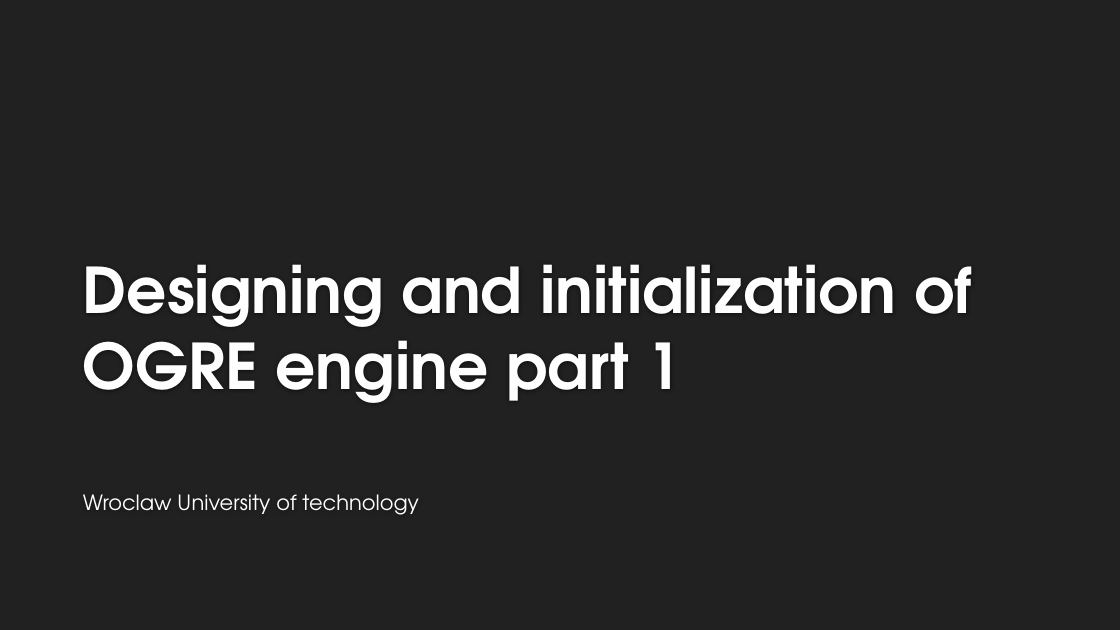
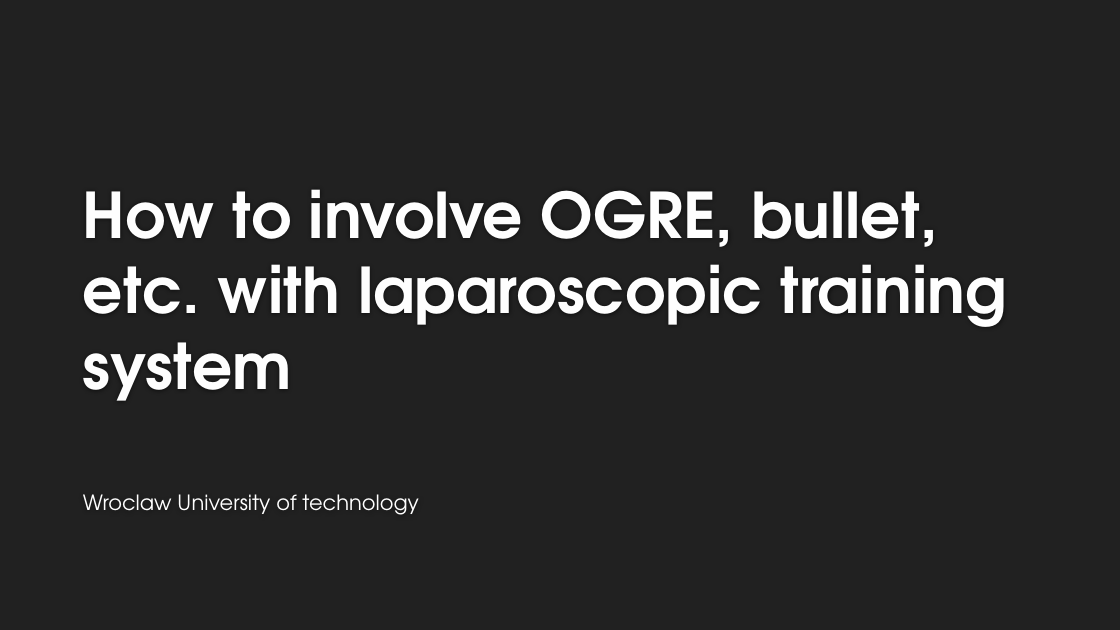
Before and after one commit to sw-eng-2014/BaseApplication, a slide deck: slide 1 of Presentation.pptx. Drawn at 1120x630 pixels with LibreOffice and Linux fonts; fonts in the diff are those of the drawing; background and template pictures are left out. Boxes give left, top, right and bottom in pixels: in the first picture for what was removed or moved away, otherwise in the second. Text is boxed around its words. In the diff, an @@ line names an element or a change of style, - is before the commit and + after.

```diff
--- a/Presentation.pptx
+++ b/Presentation.pptx
@@ title at <box>83,189,1007,401</box>: text changed @@
-Designing and initialization of OGRE engine part 1
+How to involve OGRE, bullet, etc. with laparoscopic training system
```
Also in this commit, not shown: 1 other slide changed, 5 slides added, 30 other files.
